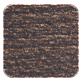
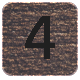
Layered file, before and after one edit (80×80). Changes by layer:
removed layer "dn" over [3, 4, 79, 78]
added group "up" with 2 layers over [2, 2, 78, 76]
added layer "4" in group "up" over [25, 16, 55, 59]
renamed "up" to "btn", showed it, moved it into group "up" over [2, 2, 78, 76]
